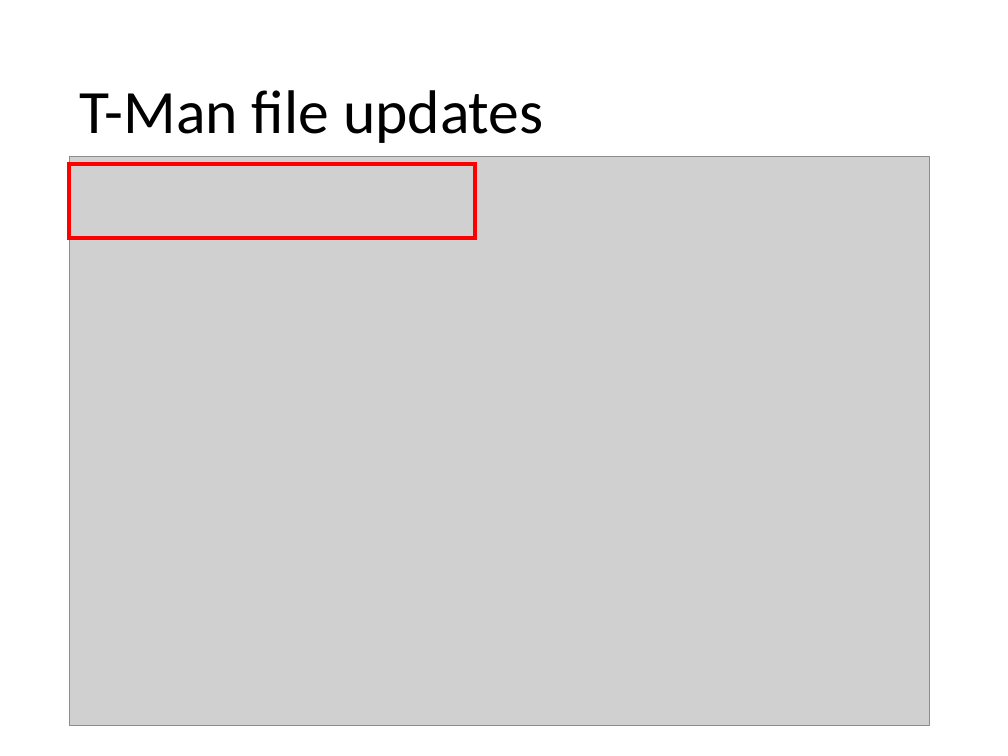
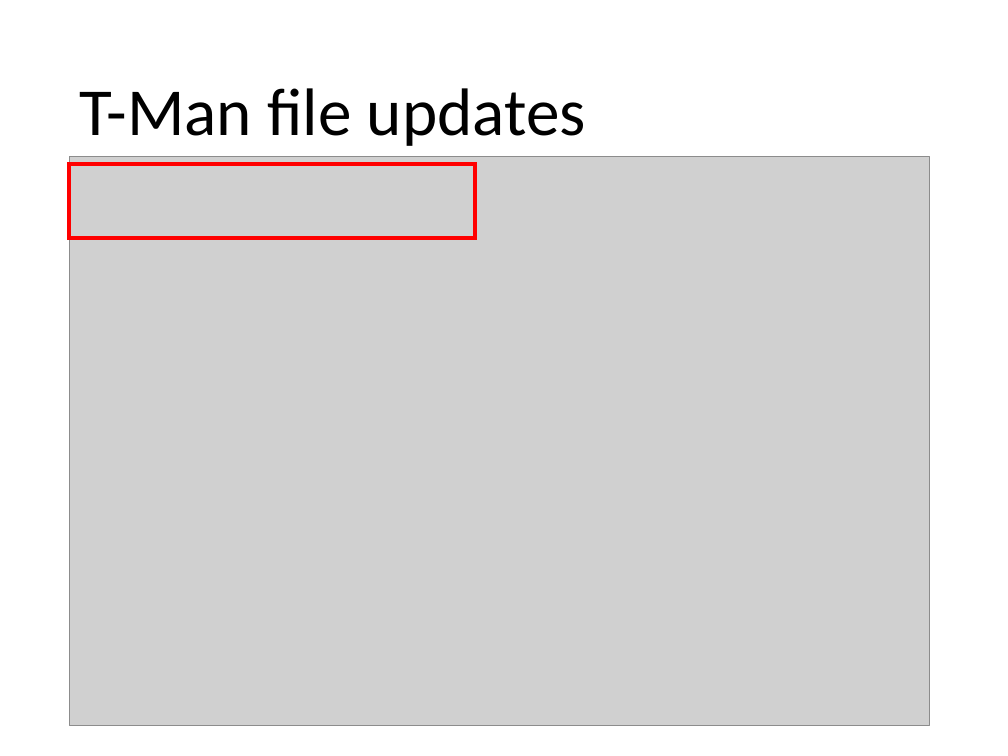
Before and after one commit to jorreee/SWOP, a slide deck: slide 6 of presentations/Iteratie2/SWOP – TaskMan iteratie 2[TMAN_UPDATES].pptx. Drawn at 1008x756 pixels with LibreOffice and Linux fonts; fonts in the diff are those of the drawing; grey boxes stand for pictures. Boxes give left, top, right and bottom in pixels: in the first picture for what was removed or moved away, otherwise in the second. Text is boxed around its words. In the diff, an @@ line names an element or a change of style, - is before the commit and + after.

```diff
--- a/presentations/Iteratie2/SWOP – TaskMan iteratie 2[TMAN_UPDATES].pptx
+++ b/presentations/Iteratie2/SWOP – TaskMan iteratie 2[TMAN_UPDATES].pptx
@@ title "T-Man file updates" at bbox=[79, 88, 586, 146]: size 44 to 48 pt @@
```
Also in this commit, not shown: 3 other slides changed, 2 other files.
